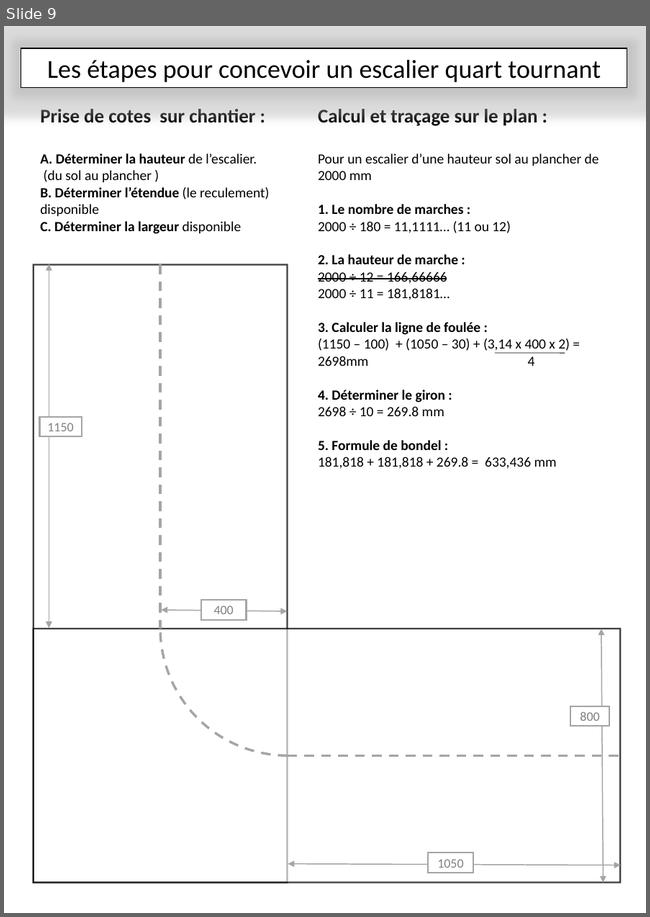
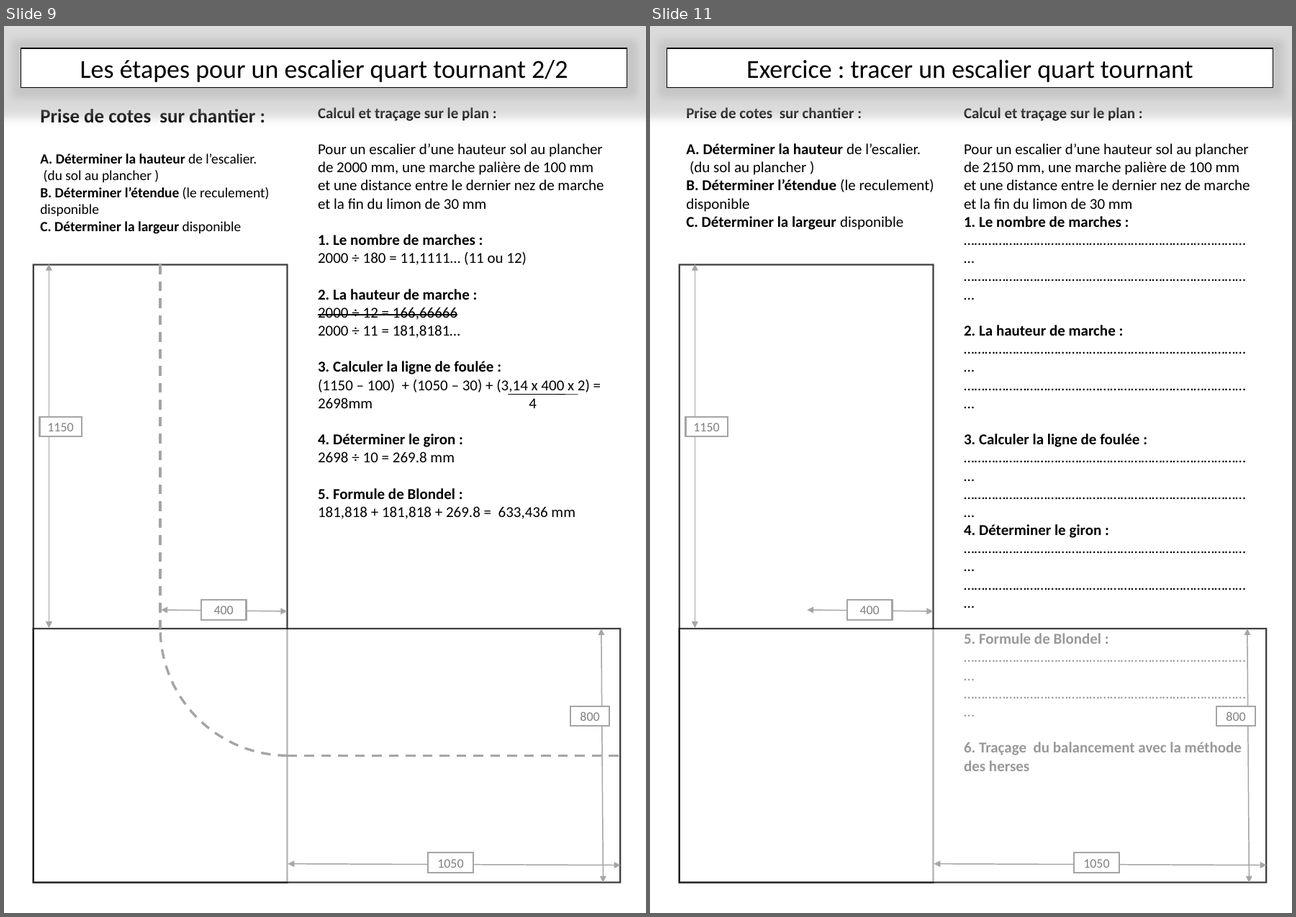
Before and after one commit to kduchevreuil/Cours-Menuiserie, a slide deck: Les escaliers.pptx. Shown side by side, each under a label of ours: slide 9 before the commit, slides 9 and 11 after it; the slides between them are not shown. The pictures are 650x917 and 1296x917 pixels, drawn with LibreOffice and Linux fonts; fonts in the diff are those of the drawing. Boxes give left, top, right and bottom in pixels: in the first picture for what was removed or moved away, otherwise in the second. Text is boxed around its words. In the diff, an @@ line names an element or a change of style, - is before the commit and + after.

```diff
--- a/Les escaliers.pptx
+++ b/Les escaliers.pptx
@@ slide 11 added at box(650, 26, 1292, 913), background #FFFFFF @@
@@ rectangle added at box(667, 48, 1273, 87), fill #FFFFFF, outline #000000 1 pt, 24 pt, text #000000 @@
+Exercice : tracer un escalier quart tournant
@@ text added at box(686, 107, 934, 230), 14 pt, text #000000, bold @@
+Prise de cotes sur chantier :
+A. Déterminer la hauteur de l’escalier.
+(du sol au plancher )
+B. Déterminer l’étendue (le reculement) disponible
+C. Déterminer la largeur disponible
@@ text added at box(964, 107, 1250, 771), 14 pt, text #000000 @@
+Calcul et traçage sur le plan :
+Pour un escalier d’une hauteur sol au plancher de 2150 mm, une marche palière de 100 mm et une distance entre le dernier nez de marche et la fin du limon de 30 mm
+1. Le nombre de marches :
+…………………………………………………………………………
+…………………………………………………………………………
+2. La hauteur de marche :
+…………………………………………………………………………
+…………………………………………………………………………
+3. Calculer la ligne de foulée :
+………………………………………………………………………… …………………………………………………………………………
+4. Déterminer le giron :
+…………………………………………………………………………
+…………………………………………………………………………
+5. Formule de Blondel :
+…………………………………………………………………………
+…………………………………………………………………………
+6. Traçage du balancement avec la méthode des herses
@@ rectangle added at box(680, 264, 934, 882), fill #FFFFFF at 60% opacity, outline #000000 1.5 pt @@
@@ double arrow added from (695, 264) to (695, 628), #A5A5A5 1 pt @@
@@ rectangle added at box(686, 417, 728, 436), fill #FFFFFF, outline #A5A5A5 1.5 pt, 12 pt, text #808080 @@
+1150
@@ rectangle added at box(847, 599, 893, 619), fill #FFFFFF, outline #A5A5A5 1.5 pt, 12 pt, text #808080 @@
+400
@@ rectangle added at box(680, 629, 1266, 883), fill #FFFFFF at 60% opacity, outline #000000 1.5 pt @@
@@ double arrow added from (934, 611) to (807, 610), #A5A5A5 1 pt @@
@@ double arrow added from (1250, 882) to (1247, 629), #A5A5A5 1 pt @@
@@ rectangle added at box(1217, 706, 1256, 726), fill #FFFFFF, outline #A5A5A5 1.5 pt, 12 pt, text #808080 @@
+800
@@ double arrow added from (1266, 865) to (934, 863), #A5A5A5 1 pt @@
@@ rectangle added at box(1074, 853, 1119, 873), fill #FFFFFF, outline #A5A5A5 1.5 pt, 12 pt, text #808080 @@
+1050
@@ slide 9 changed as well @@
@@ text in rectangle at box(80, 60, 568, 82): text changed @@
-Les étapes pour concevoir un escalier quart tournant
+Les étapes pour un escalier quart tournant 2/2
@@ text at box(318, 107, 590, 519): size 18 to 14 pt in "Calcul et traçage sur le plan :"; size 13 to 14 pt in "1. Le nombre de marches :", "2000 ÷ 180 = 11,1111… (11 ou ...", "2. La hauteur de marche :", "2000 ÷ 12 = 166,66666" and 6 more places @@
@@ text at box(318, 143, 604, 209): text changed; size 13 to 14 pt @@
-Pour un escalier d’une hauteur sol au plancher de 2000 mm
+Pour un escalier d’une hauteur sol au plancher de 2000 mm, une marche palière de 100 mm et une distance entre le dernier nez de marche et la fin du limon de 30 mm
@@ line moved from (495, 353) - (565, 353) to (508, 394) - (578, 394) @@
@@ text at box(318, 488, 456, 499): text changed; size 13 to 14 pt @@
-5. Formule de bondel :
+5. Formule de Blondel :
```
Also in this commit, not shown: 10 other slides changed, 2 other slides added, 1 other file.
